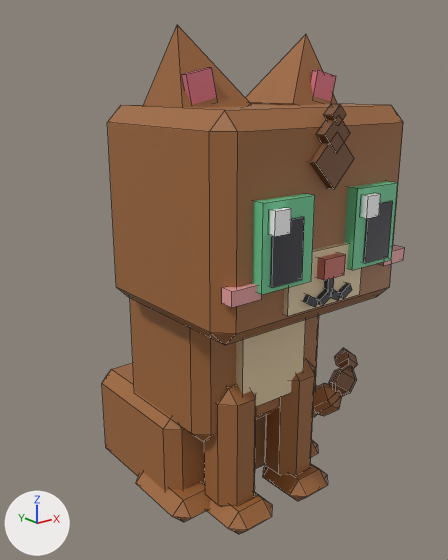
The FBX model assets/cat-cafe/exports/CatCafe_Cat_Acorn_Sit.fbx: old version first, new version second.
Both versions are drawn from a camera (50 mm lens) standing at (-0.0152, -0.0195, 0.0166) and looking at (0.0004, 0.0001, 0.0088). Every picture has the same lights, and +X, +Y and +Z are marked at lower left. The first picture is the older version. Mesh edges are drawn as thin lines. Where no turn or scale is listed for an object, it has been applied to the vertices.

In view in the first picture: 'CatCafe_Cat_Acorn_Sit_Body', 'CatCafe_Cat_Acorn_Sit_EarL', 'CatCafe_Cat_Acorn_Sit_EarR', 'CatCafe_Cat_Acorn_Sit_Eye1', 'CatCafe_Cat_Acorn_Sit_Eye2', 'CatCafe_Cat_Acorn_Sit_Head', 'CatCafe_Cat_Acorn_Sit_LegF1', 'CatCafe_Cat_Acorn_Sit_LegF2', 'CatCafe_Cat_Acorn_Sit_Tail'.
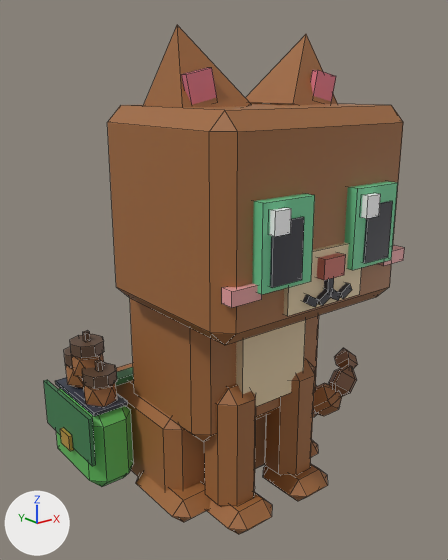
The change, as a list of edits to the scene's bpy script:
```text
Change me_catcafe_cat_acorn_sit_head:
    used by ob_catcafe_cat_acorn_sit_head; location = (0.0, -0.00095, 0.00969)
    remove me_catcafe_cat_acorn_sit_head.from_pydata(...)  # 120 vertices, 98 faces; spans x -0.00437..0.00437, y -0.00537..0.00219, z -0.00095..0.00638
    add me_catcafe_cat_acorn_sit_head.from_pydata(...)  # 96 vertices, 80 faces; spans x -0.00437..0.00437, y -0.00537..0.00219, z -0.00095..0.00627
    me_catcafe_cat_acorn_sit_head part 14: the loose piece of 8 vertices spanning x -0.00091..0.00091, y -0.00515..-0.00477, z 0.00374..0.00556 is deleted
    me_catcafe_cat_acorn_sit_head part 15: the loose piece of 8 vertices spanning x -0.00059..0.00059, y -0.00518..-0.0048, z 0.00489..0.00607 is deleted
    me_catcafe_cat_acorn_sit_head part 16: the loose piece of 8 vertices spanning x -0.00032..0.00032, y -0.00521..-0.00483, z 0.00574..0.00638 is deleted
Change me_catcafe_cat_acorn_sit_body:
    used by ob_catcafe_cat_acorn_sit_body; location = (0.0, 0.0, 0.0)
    remove me_catcafe_cat_acorn_sit_body.from_pydata(...)  # 88 vertices, 94 faces; spans x -0.00409..0.00409, y -0.00356..0.00427, z 0.0..0.01045
    add me_catcafe_cat_acorn_sit_body.from_pydata(...)  # 260 vertices, 258 faces; spans x -0.00613..0.00409, y -0.00356..0.00471, z 0.0..0.01045
    me_catcafe_cat_acorn_sit_body part 1: a new loose piece, a box spanning x -0.00385..0.00385, y 0.00224..0.00291, z 0.00434..0.00463, in mat_catcafe_palette
    me_catcafe_cat_acorn_sit_body part 2: a new loose piece, a box spanning x -0.00599..-0.00582, y 0.00044..0.00471, z 0.00224..0.00431, in mat_catcafe_palette
    me_catcafe_cat_acorn_sit_body part 3: a new loose piece, a box spanning x -0.00613..-0.00596, y 0.00216..0.00299, z 0.0021..0.00279, in mat_catcafe_palette
    me_catcafe_cat_acorn_sit_body part 4: a new loose piece, a box spanning x -0.00559..-0.00408, y 0.00078..0.00436, z 0.00416..0.00432, in mat_catcafe_palette
    me_catcafe_cat_acorn_sit_body part 5: a new loose piece, an icosphere of 20 faces spanning x -0.00551..-0.00416, y 0.00096..0.00225, z 0.00378..0.00552, in mat_catcafe_palette
    me_catcafe_cat_acorn_sit_body part 6: a new loose piece, a box spanning x -0.00494..-0.00473, y 0.00151..0.00171, z 0.00562..0.00603, in mat_catcafe_palette
    me_catcafe_cat_acorn_sit_body part 7: a new loose piece, an 8-sided cylinder along z spanning x -0.00555..-0.00412, y 0.00089..0.00232, z 0.00517..0.00565, in mat_catcafe_palette
    me_catcafe_cat_acorn_sit_body part 8: a new loose piece, an icosphere of 20 faces spanning x -0.00551..-0.00416, y 0.00262..0.00391, z 0.00406..0.0058, in mat_catcafe_palette
    me_catcafe_cat_acorn_sit_body part 9: a new loose piece, an 8-sided cylinder along z spanning x -0.00555..-0.00412, y 0.00255..0.00398, z 0.00544..0.00593, in mat_catcafe_palette
    me_catcafe_cat_acorn_sit_body part 10: a new loose piece, an icosphere of 20 faces spanning x -0.00551..-0.00416, y 0.00193..0.00322, z 0.00474..0.00649, in mat_catcafe_palette
    me_catcafe_cat_acorn_sit_body part 11: a new loose piece, a box spanning x -0.00494..-0.00473, y 0.00247..0.00268, z 0.00658..0.00699, in mat_catcafe_palette
    me_catcafe_cat_acorn_sit_body part 12: a new loose piece, an 8-sided cylinder along z spanning x -0.00555..-0.00412, y 0.00186..0.00329, z 0.00613..0.00661, in mat_catcafe_palette
    me_catcafe_cat_acorn_sit_body part 13: a new loose piece of 24 vertices spanning x -0.00587..-0.0038, y 0.00051..0.00464, z 0.00066..0.00424, in mat_catcafe_palette
    other edits to the shape of me_catcafe_cat_acorn_sit_body do not show in these pictures
```

Where the change shows, as pixel boxes (x1, y1, x2, y2) in the pictures (448 x 560 px):
'CatCafe_Cat_Acorn_Sit_Body', reshaped (27% wider): before (102, 298, 319, 522); after (44, 298, 319, 522)
part 1 of me_catcafe_cat_acorn_sit_body, added (mostly hidden): after (115, 367, 134, 386)
part 2 of me_catcafe_cat_acorn_sit_body, added (green): after (44, 380, 96, 466)
part 3 of me_catcafe_cat_acorn_sit_body, added: after (60, 428, 74, 451)
part 4 of me_catcafe_cat_acorn_sit_body, added: after (56, 377, 128, 416)
part 5 of me_catcafe_cat_acorn_sit_body, added (brown): after (83, 383, 118, 407)
part 6 of me_catcafe_cat_acorn_sit_body, added: after (95, 360, 103, 371)
part 7 of me_catcafe_cat_acorn_sit_body, added (brown): after (82, 362, 117, 389)
part 8 of me_catcafe_cat_acorn_sit_body, added: after (65, 365, 84, 388)
part 9 of me_catcafe_cat_acorn_sit_body, added: after (64, 347, 73, 367)
part 10 of me_catcafe_cat_acorn_sit_body, added: after (72, 353, 104, 379)
part 11 of me_catcafe_cat_acorn_sit_body, added: after (83, 331, 90, 342)
part 12 of me_catcafe_cat_acorn_sit_body, added (brown): after (70, 334, 104, 358)
part 13 of me_catcafe_cat_acorn_sit_body, added (green): after (56, 388, 134, 487)
part 14 of me_catcafe_cat_acorn_sit_head, deleted (brown): before (309, 142, 354, 189)
part 15 of me_catcafe_cat_acorn_sit_head, deleted (brown): before (317, 120, 350, 153)
part 16 of me_catcafe_cat_acorn_sit_head, deleted: before (324, 104, 346, 126)
